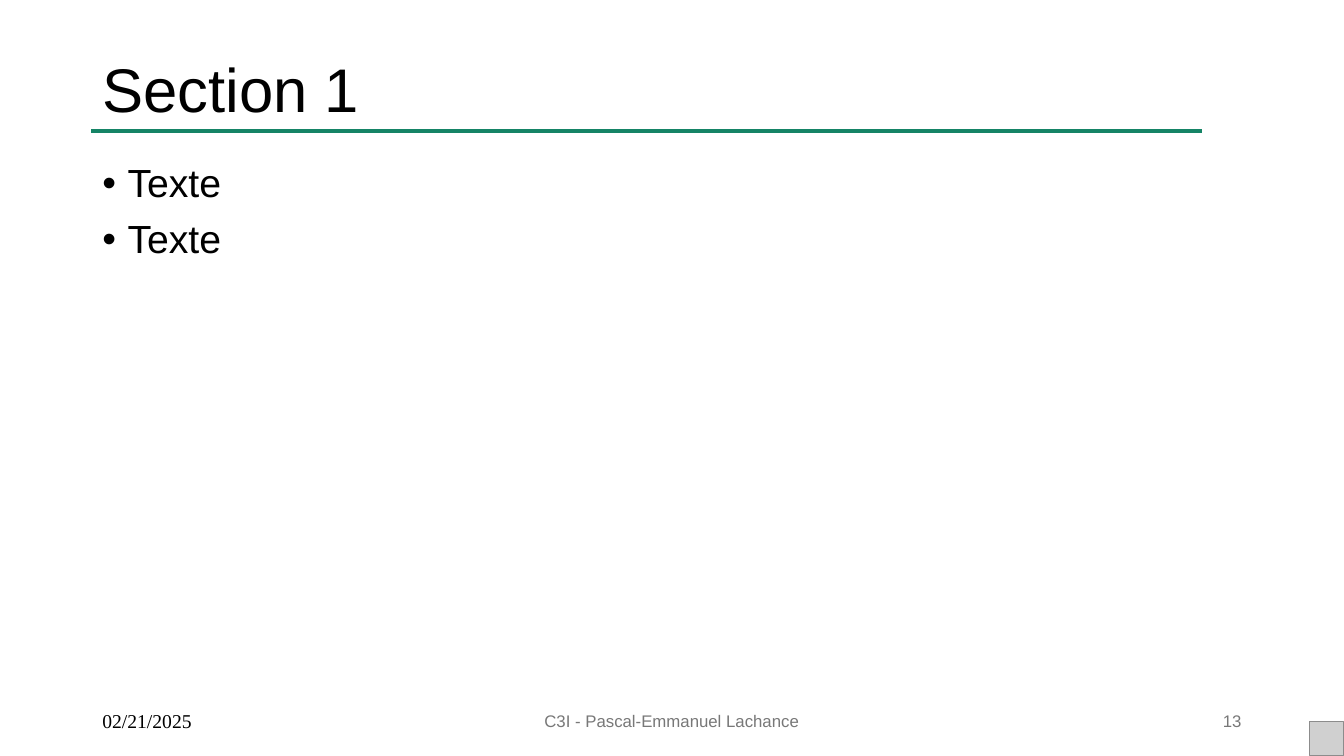
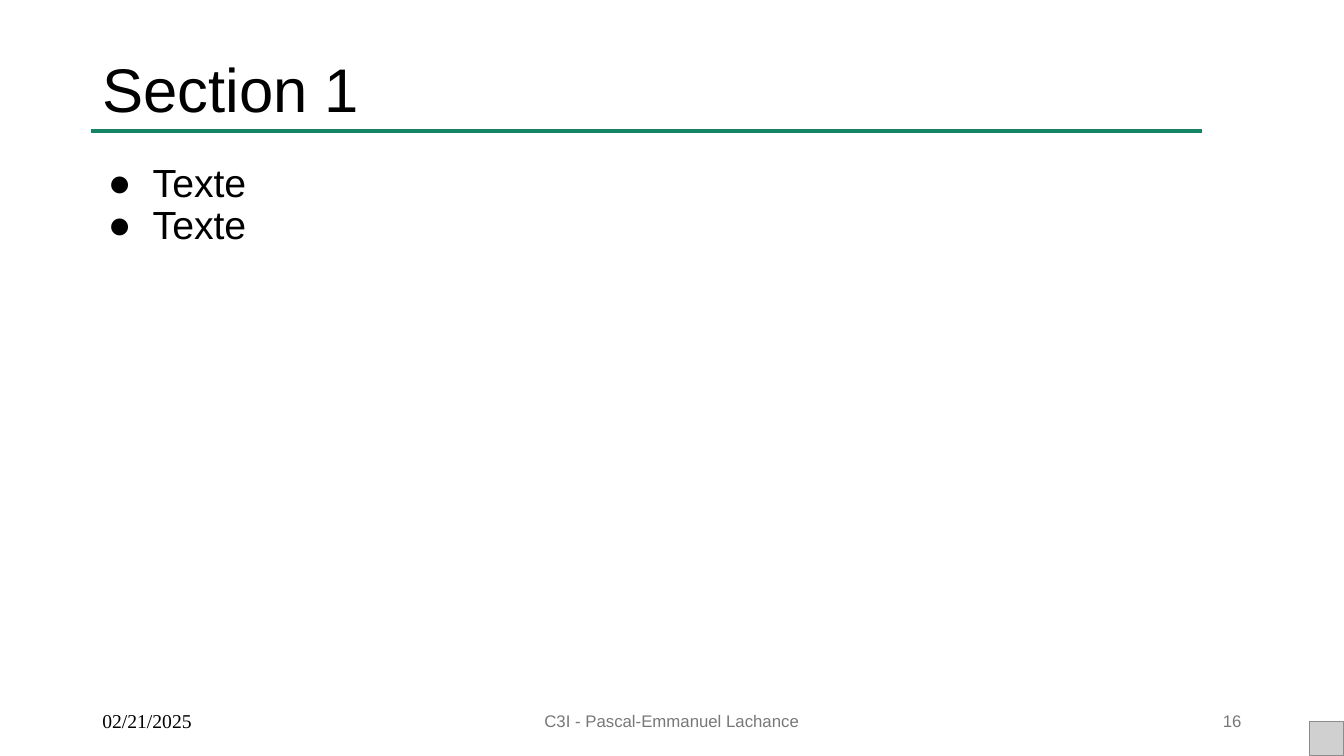
Before and after one commit to Raesangur/PPPPP, a slide deck: slide 16 of 01 - Comment est fabriqué un PCB/PPPPP 01 - Comment est fabriqué un PCB.pptx (slide 13 before the commit). Drawn at 1344x756 pixels with LibreOffice and Linux fonts; fonts in the diff are those of the drawing; grey boxes stand for pictures. Boxes give left, top, right and bottom in pixels: in the first picture for what was removed or moved away, otherwise in the second. Text is boxed around its words. In the diff, an @@ line names an element or a change of style, - is before the commit and + after.

```diff
--- a/01 - Comment est fabriqué un PCB/PPPPP 01 - Comment est fabriqué un PCB.pptx
+++ b/01 - Comment est fabriqué un PCB/PPPPP 01 - Comment est fabriqué un PCB.pptx
@@ text "Texte" at [153, 170, 247, 240]: bullet • to ●; less space between paragraphs @@
@@ page number at [1223, 715, 1242, 727]: text changed @@
-13
+16
```
Also in this commit, not shown: 4 other slides changed, 3 slides added, 7 other files.
